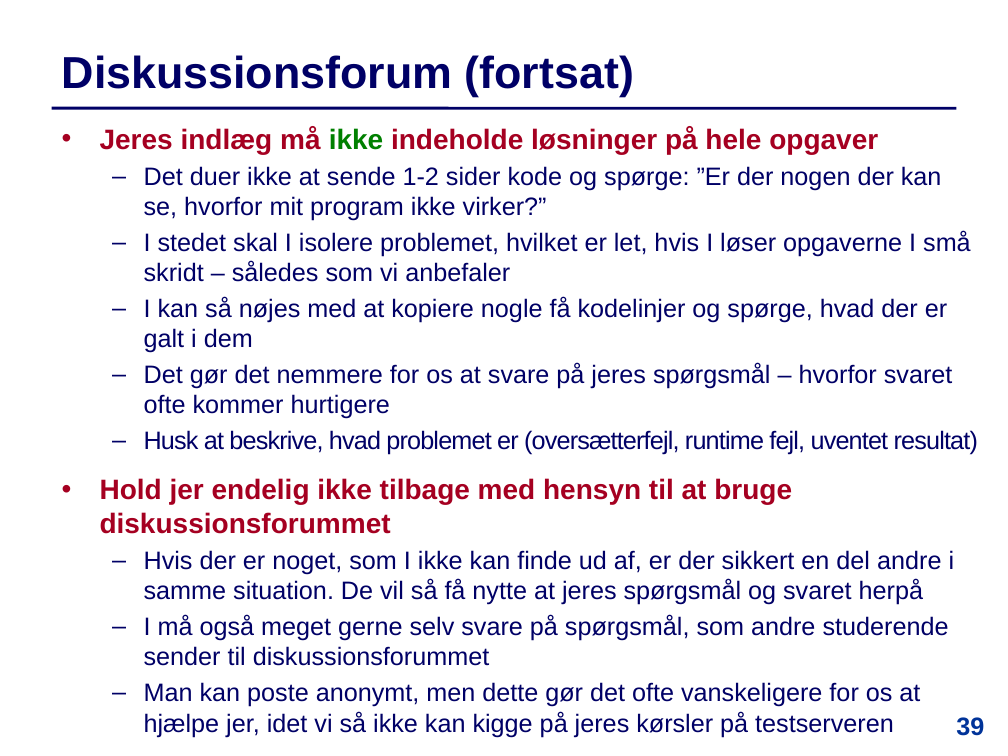
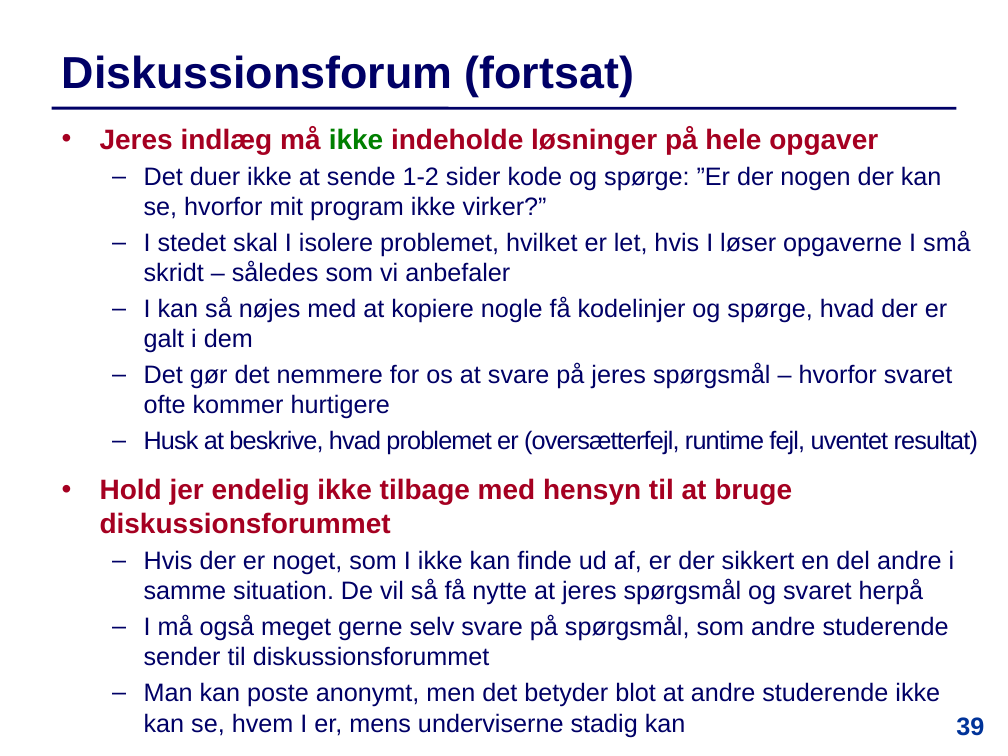
Before and after one commit to IntProgAU/Materiale, a slide deck: slide 39 of web/e22/uge_1a/Slides-Uge1-Mandag.pptx. Drawn at 1008x756 pixels with LibreOffice and Linux fonts; fonts in the diff are those of the drawing. Boxes give left, top, right and bottom in pixels: in the first picture for what was removed or moved away, otherwise in the second. Text is boxed around its words. In the diff, an @@ line names an element or a change of style, - is before the commit and + after.

```diff
--- a/web/e22/uge_1a/Slides-Uge1-Mandag.pptx
+++ b/web/e22/uge_1a/Slides-Uge1-Mandag.pptx
@@ text at (144, 682, 940, 737): text changed @@
-  – Man kan poste anonymt, men dette gør det ofte vanskeligere for os at hjælpe jer, idet vi så ikke kan kigge på jeres kørsler på testserveren
+  – Man kan poste anonymt, men det betyder blot at andre studerende ikke kan se, hvem I er, mens underviserne stadig kan
```
Also in this commit, not shown: 13 other slides changed, 3 slides removed, 19 other files.
